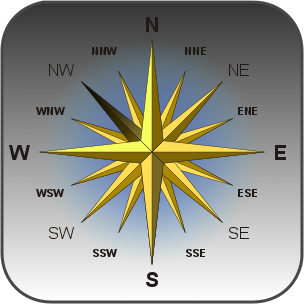
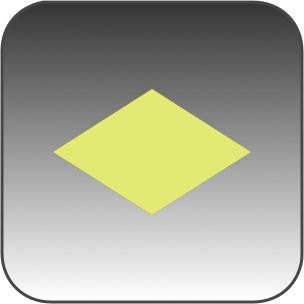
Comparing the layer stacks of the two 304x304 images. Changes:
added layer "grass.png" above "Layer #14" over (53, 89, 251, 215)
hid "Layer #13" over (9, 17, 286, 287)
